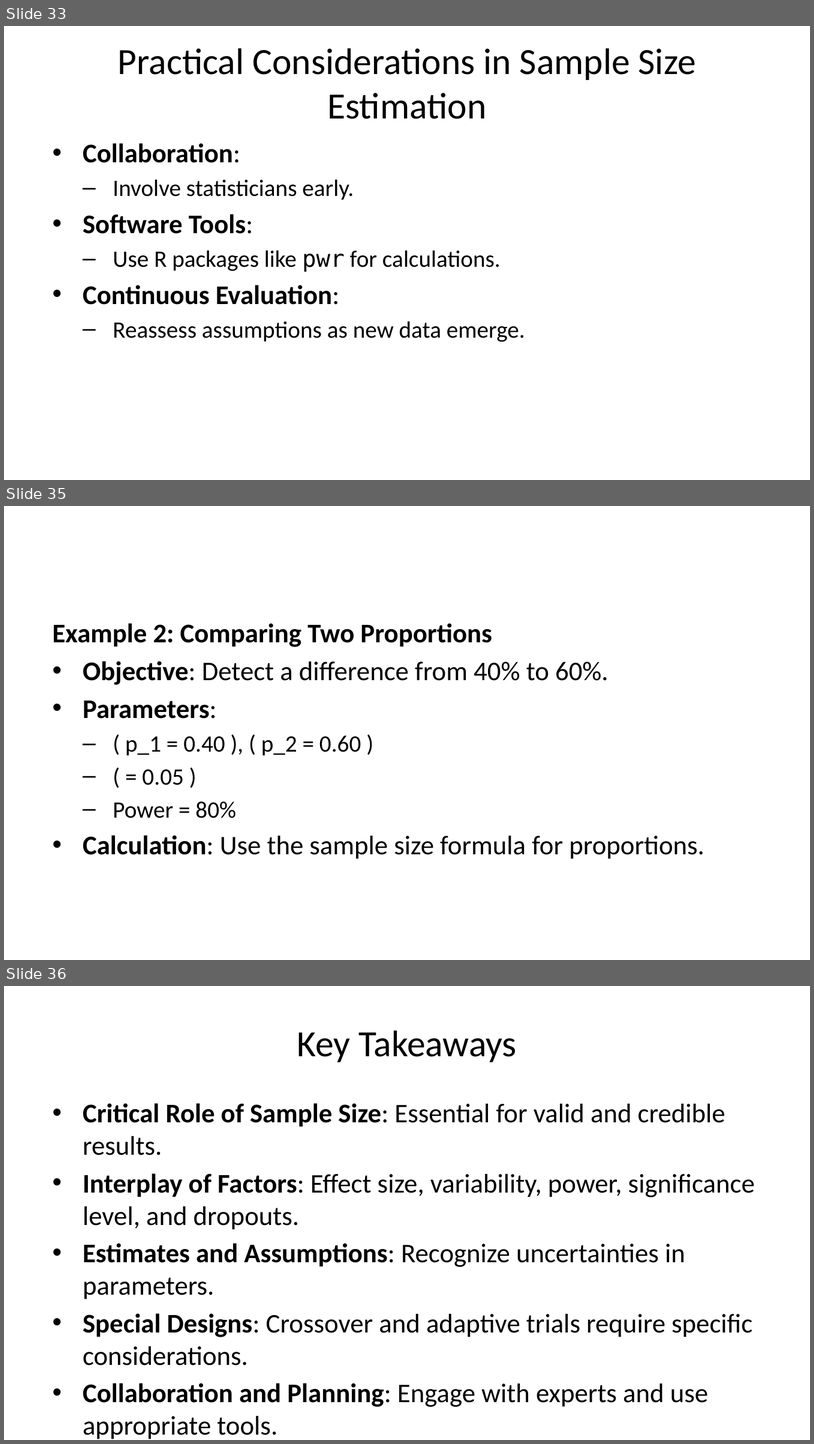
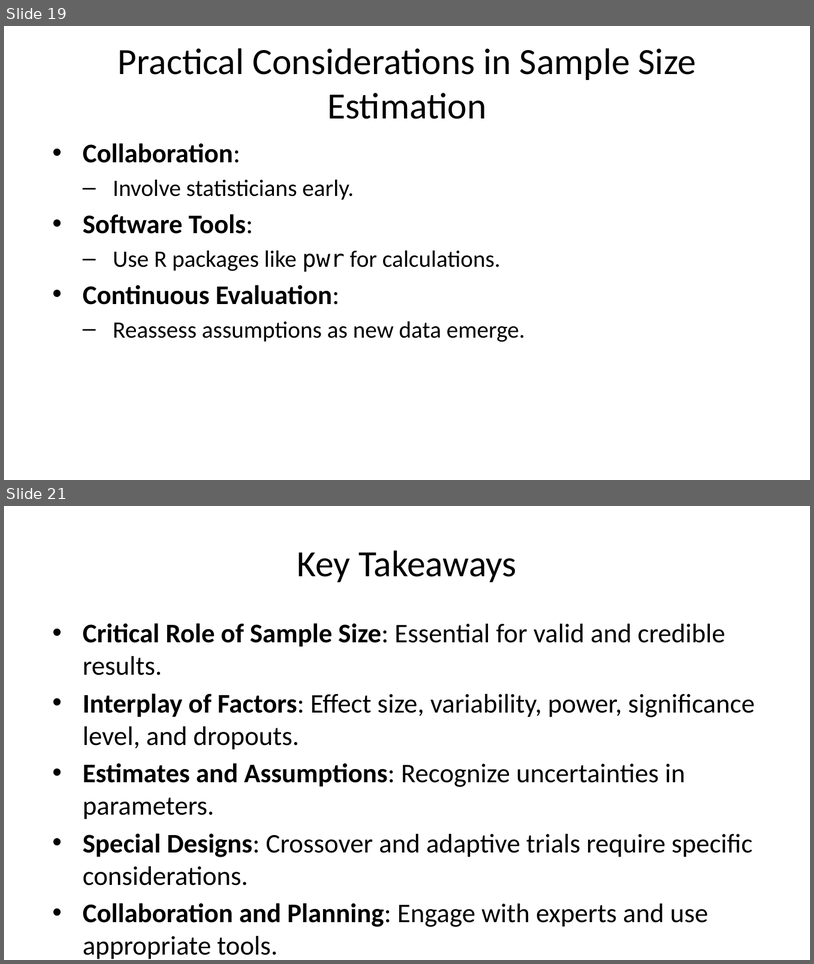
Before and after one commit to MartynK/SampsizeSlides, a slide deck: inst/SampleSizeCalcOverview.pptx. Shown one above the other, each under a label of ours: slides 33, 35 and 36 before the commit, slides 19 and 21 after it; the slides between them are not shown. The pictures are 814x1444 and 814x964 pixels, drawn with LibreOffice and Linux fonts; fonts in the diff are those of the drawing. Boxes give left, top, right and bottom in pixels: in the first picture for what was removed or moved away, otherwise in the second. Text is boxed around its words. In the diff, an @@ line names an element or a change of style, - is before the commit and + after.

```diff
--- a/inst/SampleSizeCalcOverview.pptx
+++ b/inst/SampleSizeCalcOverview.pptx
@@ slide 35 removed at [4,506,810,960], background #FFFFFF @@
@@ text removed at [53,623,705,859] @@
-Example 2: Comparing Two Proportions
-• Objective: Detect a difference from 40% to 60%.
-• Parameters:
-  – ( p_1 = 0.40 ), ( p_2 = 0.60 )
-  – ( = 0.05 )
-  – Power = 80%
-• Calculation: Use the sample size formula for proportions.
@@ what was slide 33 is now slide 19 @@
@@ what was slide 36 is now slide 21 @@
```
Also in this commit, not shown: 14 slides changed, 2 slides added, 16 other slides removed, 6 other files.
